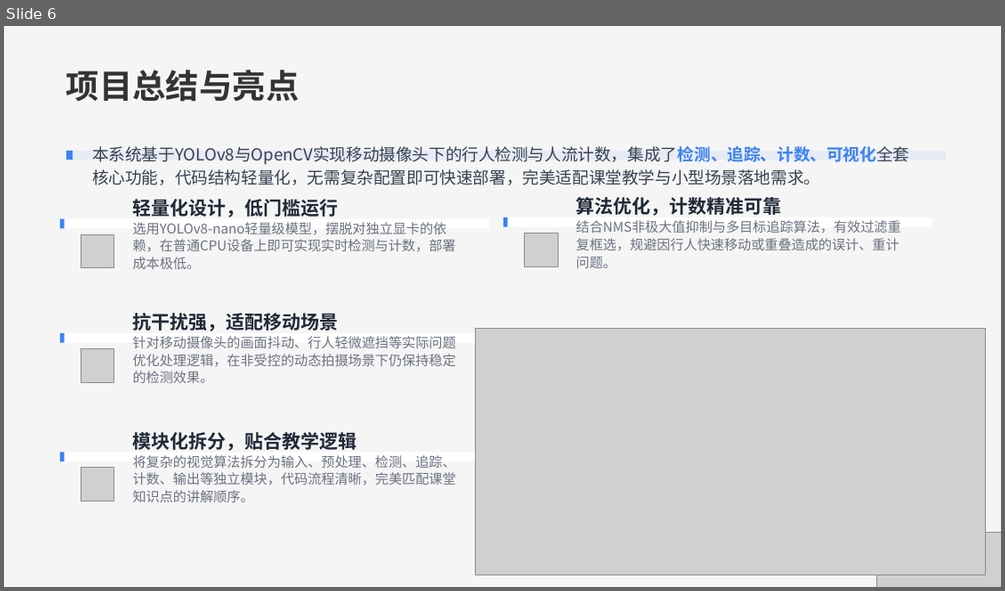
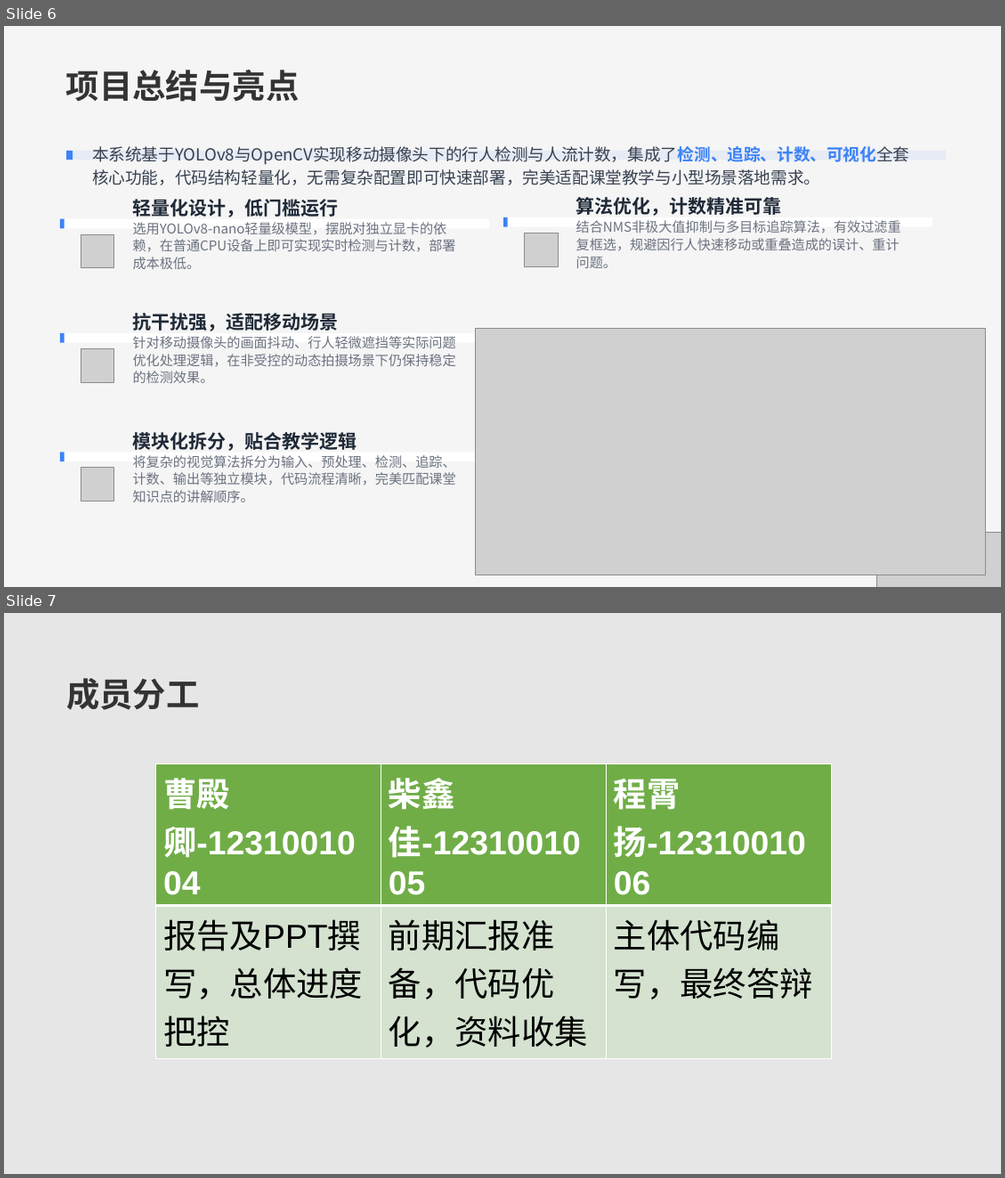
Before and after one commit to zwshello/2026CV, a slide deck: Group08/document/2026CV_G08_汇报总结.pptx. Shown one above the other, each under a label of ours: slide 6 before the commit, slides 6 and 7 after it. The pictures are 1005x591 and 1005x1178 pixels, drawn with LibreOffice and Linux fonts; fonts in the diff are those of the drawing; grey boxes stand for pictures. Boxes give left, top, right and bottom in pixels: in the first picture for what was removed or moved away, otherwise in the second. Text is boxed around its words. In the diff, an @@ line names an element or a change of style, - is before the commit and + after.

```diff
--- a/Group08/document/2026CV_G08_汇报总结.pptx
+++ b/Group08/document/2026CV_G08_汇报总结.pptx
@@ slide 7 added at [4, 613, 1001, 1174], background #E7E6E6 @@
@@ text added at [66, 678, 199, 710], 32 pt, text #333333, bold @@
+成员分工
@@ table added at [156, 764, 831, 1051], 2 rows, 3 columns @@
+曹殿卿-1231001004 | 柴鑫佳-1231001005 | 程霄扬-1231001006
+报告及PPT撰写，总体进度把控 | 前期汇报准备，代码优化，资料收集 | 主体代码编写，最终答辩
```
